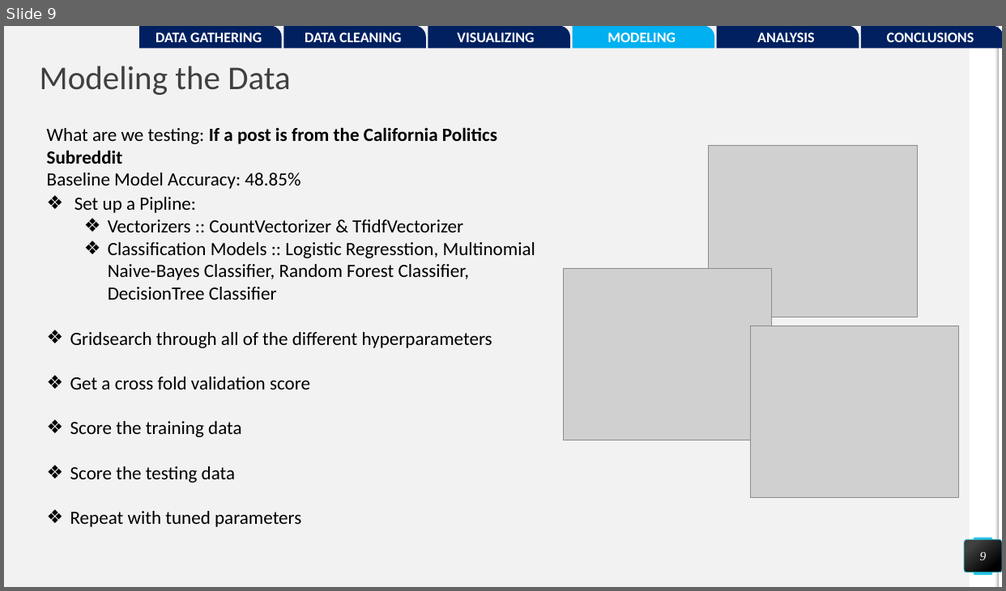
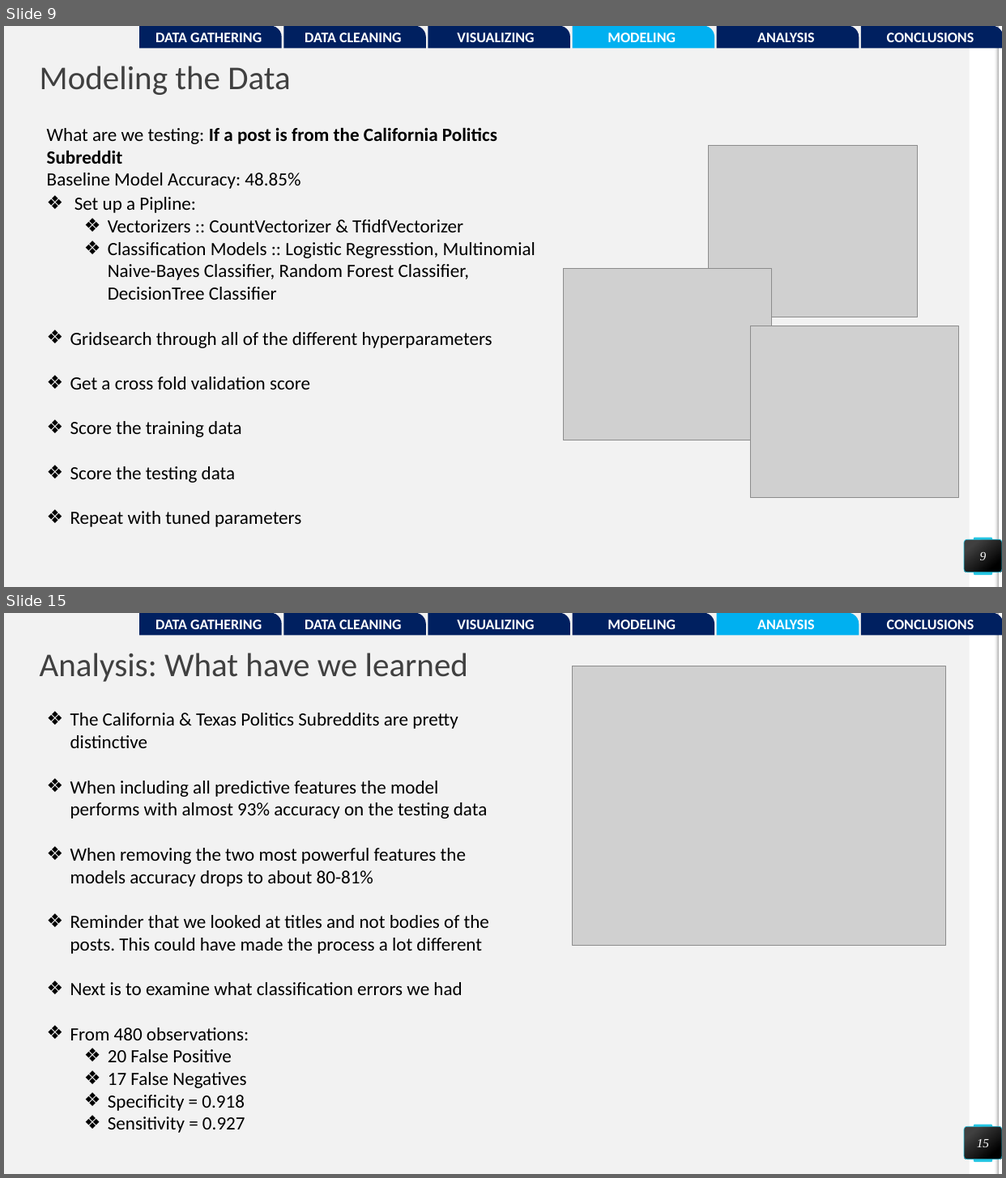
Before and after one commit to pwalesdi/GA_Project_3, a slide deck: Subreddit_Presentation.pptx. Shown one above the other, each under a label of ours: slide 9 before the commit, slides 9 and 15 after it; the slides between them are not shown. The pictures are 1006x591 and 1006x1178 pixels, drawn with LibreOffice and Linux fonts; fonts in the diff are those of the drawing; grey boxes stand for pictures. Boxes give left, top, right and bottom in pixels: in the first picture for what was removed or moved away, otherwise in the second. Text is boxed around its words. In the diff, an @@ line names an element or a change of style, - is before the commit and + after.

```diff
--- a/Subreddit_Presentation.pptx
+++ b/Subreddit_Presentation.pptx
@@ slide 15 added at (4, 613, 1002, 1174), background #F2F2F2; not listed: 4 template elements that a slide beside it also shows @@
@@ round rect added at (139, 613, 282, 636), fill #002060, 14 pt, text #FFFFFF, bold @@
+DATA GATHERING
@@ round rect added at (284, 613, 426, 636), fill #002060, 14 pt, text #FFFFFF, bold @@
+DATA CLEANING
@@ round rect added at (428, 613, 571, 636), fill #002060, 14 pt, text #FFFFFF, bold @@
+VISUALIZING
@@ round rect added at (572, 613, 714, 636), fill #002060, 14 pt, text #FFFFFF, bold @@
+MODELING
@@ round rect added at (717, 613, 859, 636), fill #00B0F0, 14 pt, text #FFFFFF, bold @@
+ANALYSIS
@@ round rect added at (861, 613, 1002, 636), fill #002060, 14 pt, text #FFFFFF, bold @@
+CONCLUSIONS
@@ title added at (40, 653, 468, 682), 32 pt, text #404040 @@
+Analysis: What have we learned
@@ picture added at (572, 666, 945, 946) @@
@@ text added at (70, 713, 489, 1133), 18 pt, text #000000 @@
+❖ The California & Texas Politics Subreddits are pretty distinctive
+❖ When including all predictive features the model performs with almost 93% accuracy on the testing data
+❖ When removing the two most powerful features the models accuracy drops to about 80-81%
+❖ Reminder that we looked at titles and not bodies of the posts. This could have made the process a lot different
+❖ Next is to examine what classification errors we had
+❖ From 480 observations:
+  ❖ 20 False Positive
+  ❖ 17 False Negatives
+  ❖ Specificity = 0.918
+  ❖ Sensitivity = 0.927
@@ page number added at (965, 1127, 1002, 1160), fill gradient #404040 to #000000, outline #25C6E3 0.5 pt, 12 pt, text #FFFFFF, italic @@
+15
```
Also in this commit, not shown: 2 slides changed, 7 other slides added, 5 slides removed, 5 other files.
